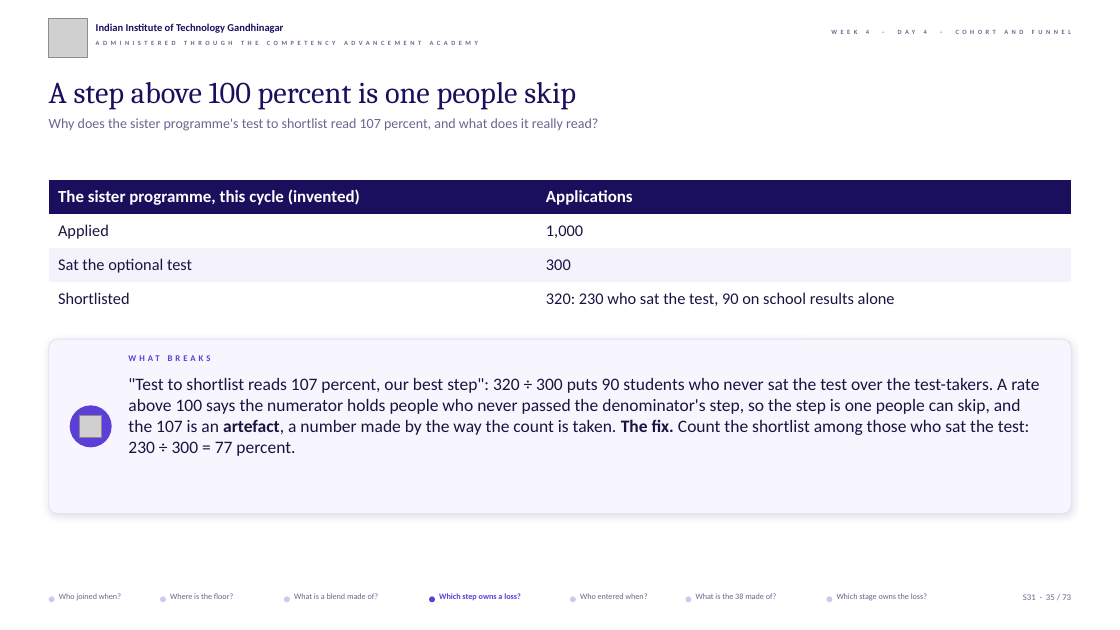
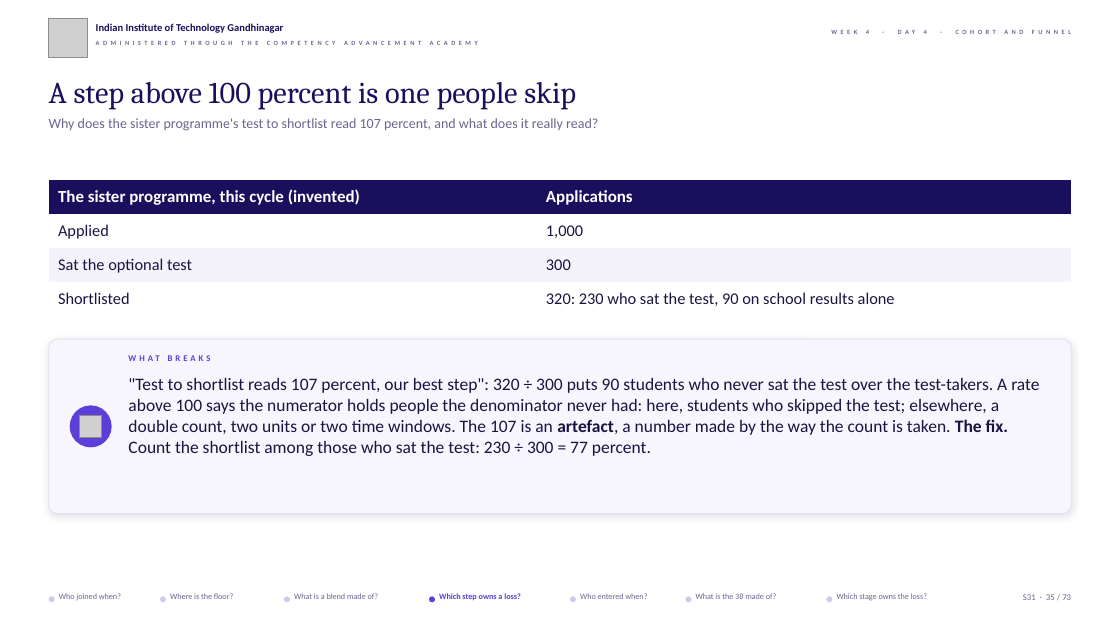
Before and after one commit to fde-academy-lab/c2-content-factory, a slide deck: slide 35 of content/W04/D4/slides/C2_W04_D04_half1_STUDENT.pptx. Drawn at 1120x630 pixels with LibreOffice and Linux fonts; fonts in the diff are those of the drawing; grey boxes stand for pictures; background and template pictures are left out. Boxes give left, top, right and bottom in pixels: in the first picture for what was removed or moved away, otherwise in the second. Text is boxed around its words. In the diff, an @@ line names an element or a change of style, - is before the commit and + after.

```diff
--- a/content/W04/D4/slides/C2_W04_D04_half1_STUDENT.pptx
+++ b/content/W04/D4/slides/C2_W04_D04_half1_STUDENT.pptx
@@ text at (128,378,1039,456): text changed @@
-"Test to shortlist reads 107 percent, our best step": 320 ÷ 300 puts 90 students who never sat the test over the test-takers. A rate above 100 says the numerator holds people who never passed the denominator's step, so the step is one people can skip, and the 107 is an artefact, a number made by the way the count is taken. The fix. Count the shortlist among those who sat the test: 230 ÷ 300 = 77 percent.
+"Test to shortlist reads 107 percent, our best step": 320 ÷ 300 puts 90 students who never sat the test over the test-takers. A rate above 100 says the numerator holds people the denominator never had: here, students who skipped the test; elsewhere, a double count, two units or two time windows. The 107 is an artefact, a number made by the way the count is taken. The fix. Count the shortlist among those who sat the test: 230 ÷ 300 = 77 percent.
```
Also in this commit, not shown: 32 other slides changed, 4 other files.
